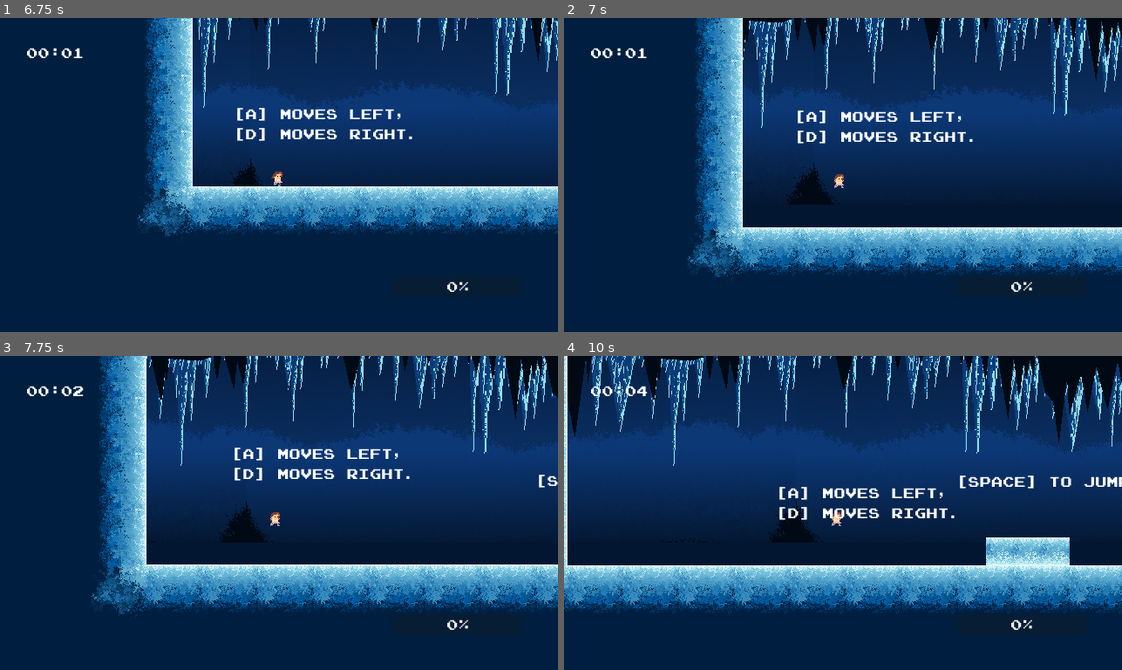
Above: before the commit, frames 1-4 (two rows, left to right).
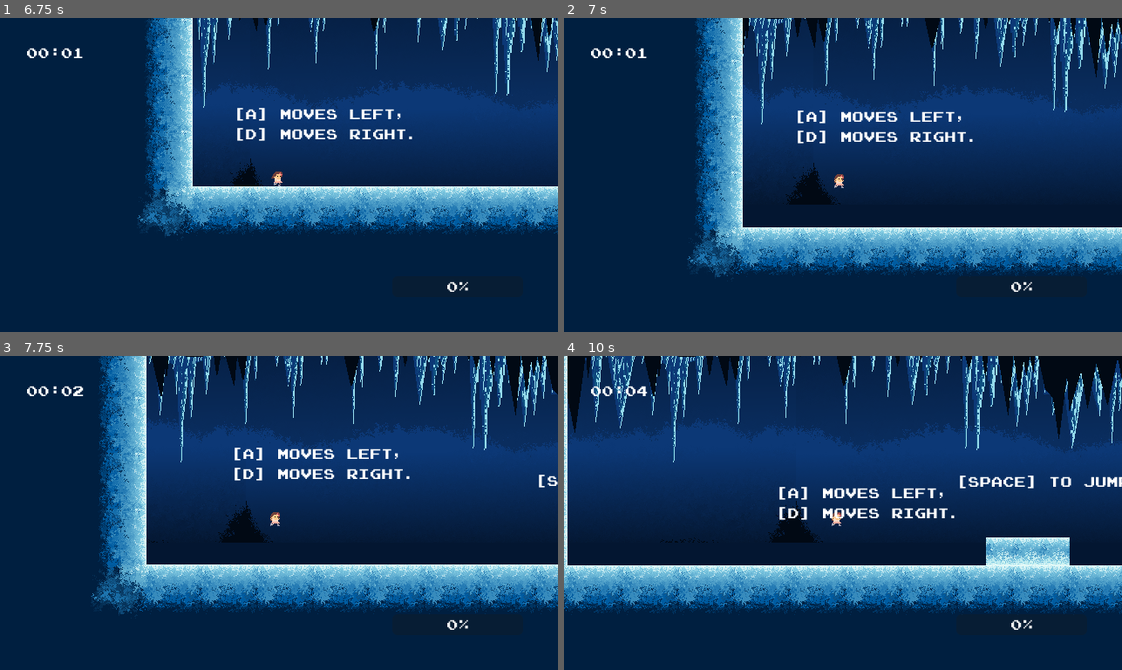
Above: after the commit, the same moments.

Repository: Bitsilisk/speedjam-8
Game: Godot game, scene res://scenes/main.tscn
The game is run twice, just before and just after one commit, with the same random seed, the same clock (stepped at 60 frames per second) and the same inputs.
Inputs (mouse positions are in pixels of both pictures, inside the frame that each line leads up to):
- Up to frame 1 (6.75 s): click "Start" at 0.5 s; tap R (restart) every 0.75 s from 1.25 to 5 s; move the mouse to (401, 159) at 1.27 s; hold D (move_right) 1.28-2.03 s; tap Shift (dash) at 1.35, 2.1, 3.05, 3.8, 4.55, 5.3, 5.85, 6.6 s; click (401, 159) at 1.42 s; tap Space (jump) at 1.52, 2.27, 3.77, 4.52, 5.27 s; move the mouse to (167, 190) at 2.02 s; hold Left (left) 2.03-2.78 s; move the mouse to (334, 105) at 2.77 s; hold D (move_right) 2.78-3.53 s; tap Enter (enter) at 2.85 s; move the mouse to (251, 237) at 3.52 s; hold W 3.53-4.28 s; tap S (fast_fall) at 3.6 s; click (251, 237) at 3.67 s; move the mouse to (446, 222) at 4.27 s; hold F 4.28-5.03 s; hold Left (left) 4.28-6.53 s; move the mouse to (111, 127) at 5.02 s; tap Q at 5.1 s; move the mouse to (306, 175) at 5.77 s; click (306, 175) at 5.92 s; move the mouse to (195, 96) at 6.52 s; hold D (move_right) from 6.53 s (still down)
- Up to frame 2 (7 s): keep holding D (move_right); tap Space (jump) at 6.77 s
- Up to frame 3 (7.75 s): move the mouse to (401, 497) at 7.27 s; release D (move_right) at 7.28 s; hold W from 7.28 s (still down); tap Enter (enter) at 7.35 s; tap Space (jump) at 7.52 s; tap Shift (dash) at 7.55 s
- Up to frame 4 (10 s): move the mouse to (731, 528) at 8.02 s; release W at 8.03 s; hold D (move_right) 8.03-8.78 s; tap S (fast_fall) at 8.1 s; click (731, 528) at 8.17 s; tap Space (jump) at 8.27, 9.77 s; tap Shift (dash) at 8.3, 9.05, 9.8 s; move the mouse to (898, 443) at 8.77 s; hold F 8.78-9.53 s; hold Left (left) from 8.78 s (still down); move the mouse to (815, 575) at 9.52 s; tap Q at 9.6 s

Frame 1 is identical in both runs. In frame 2, 1.7% of the frame differs, in the area x 32-100%, y 0-35%; in frame 3, 1.9%; in frame 4, 2.8%, in the area x 0-100%, y 0-35%.
Error in both runs: Invalid access to property or key 'player_identifier' on a base object of type 'Nil'. (res://scripts/leaderboard.gd:81)

Commit message:
fixed parallax

Diff:
--- a/scenes/level_4.tscn
+++ b/scenes/level_4.tscn
@@ -796,13 +796,14 @@
 }
 metadata/_aseprite_wizard_source_file_hash_ = "9895bcdecf8d8f83757d98990097d05f"
 
-[node name="Parallax2D2" type="Parallax2D" parent="parallax"]
+[node name="blue_ice" type="Parallax2D" parent="parallax"]
 scroll_scale = Vector2(0.5, 0.5)
 scroll_offset = Vector2(5, 10)
 repeat_size = Vector2(640, 0)
 repeat_times = 3
-
-[node name="Sprite2D2" type="Sprite2D" parent="parallax/Parallax2D2"]
+limit_begin = Vector2(-1e+07, -200)
+
+[node name="Sprite2D2" type="Sprite2D" parent="parallax/blue_ice"]
 texture_filter = 1
 texture_repeat = 2
 position = Vector2(-1130, -13)
@@ -827,12 +828,13 @@
 }
 metadata/_aseprite_wizard_source_file_hash_ = "10df2ee0d4e97cb06eb35d76fa6045cd"
 
-[node name="Parallax2D3" type="Parallax2D" parent="parallax"]
+[node name="black_ice" type="Parallax2D" parent="parallax"]
 scroll_scale = Vector2(0.5, 0.5)
 repeat_size = Vector2(640, 0)
 repeat_times = 3
-
-[node name="Sprite2D" type="Sprite2D" parent="parallax/Parallax2D3"]
+limit_begin = Vector2(-1e+07, -200)
+
+[node name="Sprite2D" type="Sprite2D" parent="parallax/black_ice"]
 texture_filter = 1
 texture_repeat = 2
 position = Vector2(-1126, -13)
--- a/scenes/player.tscn
+++ b/scenes/player.tscn
@@ -12,7 +12,6 @@
 [ext_resource type="AudioStream" uid="uid://dgou43k34uiwd" path="res://assets/audio/sfx/icy_land1.wav" id="10_grmmi"]
 [ext_resource type="AudioStream" uid="uid://cieq8pa0x2tmm" path="res://assets/audio/sfx/icy_splat1.wav" id="11_vkwcc"]
 [ext_resource type="Texture2D" uid="uid://s2akhmmw2m1w" path="res://assets/art/vfx/star.png" id="12_3q7mm"]
-[ext_resource type="AudioStream" uid="uid://wll57brepee4" path="res://assets/audio/sfx/icy_dash.wav" id="12_aesow"]
 [ext_resource type="Texture2D" uid="uid://c6htffp1nkn1l" path="res://assets/art/vfx/rainbow_vfx.png" id="13_s520c"]
 [ext_resource type="AudioStream" uid="uid://cwktxlaw3ulih" path="res://assets/audio/music/Icy-Fun.ogg" id="14_7rj2t"]
 [ext_resource type="AudioStream" uid="uid://bfan3vooesrfw" path="res://assets/audio/music/icy_flow.ogg" id="15_1xxnv"]
@@ -423,11 +422,6 @@
 volume_db = -2.0
 bus = &"SFX"
 
-[node name="sfx_dash" type="AudioStreamPlayer" parent="."]
-stream = ExtResource("12_aesow")
-volume_db = -1.0
-bus = &"SFX"
-
 [node name="DashParticles" type="GPUParticles2D" parent="."]
 emitting = false
 amount = 50
--- a/scenes/testbed.tscn
+++ b/scenes/testbed.tscn
@@ -764,13 +764,14 @@
 }
 metadata/_aseprite_wizard_source_file_hash_ = "9895bcdecf8d8f83757d98990097d05f"
 
-[node name="Parallax2D2" type="Parallax2D" parent="parallax"]
+[node name="blue_ice" type="Parallax2D" parent="parallax"]
 scroll_scale = Vector2(0.5, 0.5)
 scroll_offset = Vector2(5, 10)
 repeat_size = Vector2(640, 0)
 repeat_times = 3
-
-[node name="Sprite2D2" type="Sprite2D" parent="parallax/Parallax2D2"]
+limit_begin = Vector2(-1e+07, -200)
+
+[node name="Sprite2D2" type="Sprite2D" parent="parallax/blue_ice"]
 texture_filter = 1
 texture_repeat = 2
 position = Vector2(-1130, -13)
@@ -795,12 +796,13 @@
 }
 metadata/_aseprite_wizard_source_file_hash_ = "10df2ee0d4e97cb06eb35d76fa6045cd"
 
-[node name="Parallax2D3" type="Parallax2D" parent="parallax"]
+[node name="black_ice" type="Parallax2D" parent="parallax"]
 scroll_scale = Vector2(0.5, 0.5)
 repeat_size = Vector2(640, 0)
 repeat_times = 3
-
-[node name="Sprite2D" type="Sprite2D" parent="parallax/Parallax2D3"]
+limit_begin = Vector2(-1e+07, -200)
+
+[node name="Sprite2D" type="Sprite2D" parent="parallax/black_ice"]
 texture_filter = 1
 texture_repeat = 2
 position = Vector2(-1126, -13)
--- a/scenes/testbed_2.tscn
+++ b/scenes/testbed_2.tscn
@@ -783,13 +783,14 @@
 }
 metadata/_aseprite_wizard_source_file_hash_ = "9895bcdecf8d8f83757d98990097d05f"
 
-[node name="Parallax2D2" type="Parallax2D" parent="parallax"]
+[node name="blue_ice" type="Parallax2D" parent="parallax"]
 scroll_scale = Vector2(0.5, 0.5)
 scroll_offset = Vector2(5, 10)
 repeat_size = Vector2(640, 0)
 repeat_times = 3
-
-[node name="Sprite2D2" type="Sprite2D" parent="parallax/Parallax2D2"]
+limit_begin = Vector2(-1e+07, -200)
+
+[node name="Sprite2D2" type="Sprite2D" parent="parallax/blue_ice"]
 texture_filter = 1
 texture_repeat = 2
 position = Vector2(-1130, -13)
@@ -814,12 +815,13 @@
 }
 metadata/_aseprite_wizard_source_file_hash_ = "10df2ee0d4e97cb06eb35d76fa6045cd"
 
-[node name="Parallax2D3" type="Parallax2D" parent="parallax"]
+[node name="black_ice" type="Parallax2D" parent="parallax"]
 scroll_scale = Vector2(0.5, 0.5)
 repeat_size = Vector2(640, 0)
 repeat_times = 3
-
-[node name="Sprite2D" type="Sprite2D" parent="parallax/Parallax2D3"]
+limit_begin = Vector2(-1e+07, -200)
+
+[node name="Sprite2D" type="Sprite2D" parent="parallax/black_ice"]
 texture_filter = 1
 texture_repeat = 2
 position = Vector2(-1126, -13)
@@ -853,7 +855,7 @@
 
 [node name="Camera2D" type="Camera2D" parent="."]
 physics_interpolation_mode = 1
-position = Vector2(-499.8, 8.98333)
+position = Vector2(-612, 11)
 metadata/_edit_lock_ = true
 
 [node name="PhantomCameraHost" type="Node" parent="Camera2D"]
Not shown: 1 places in scenes/player.tscn that only renumber resources
